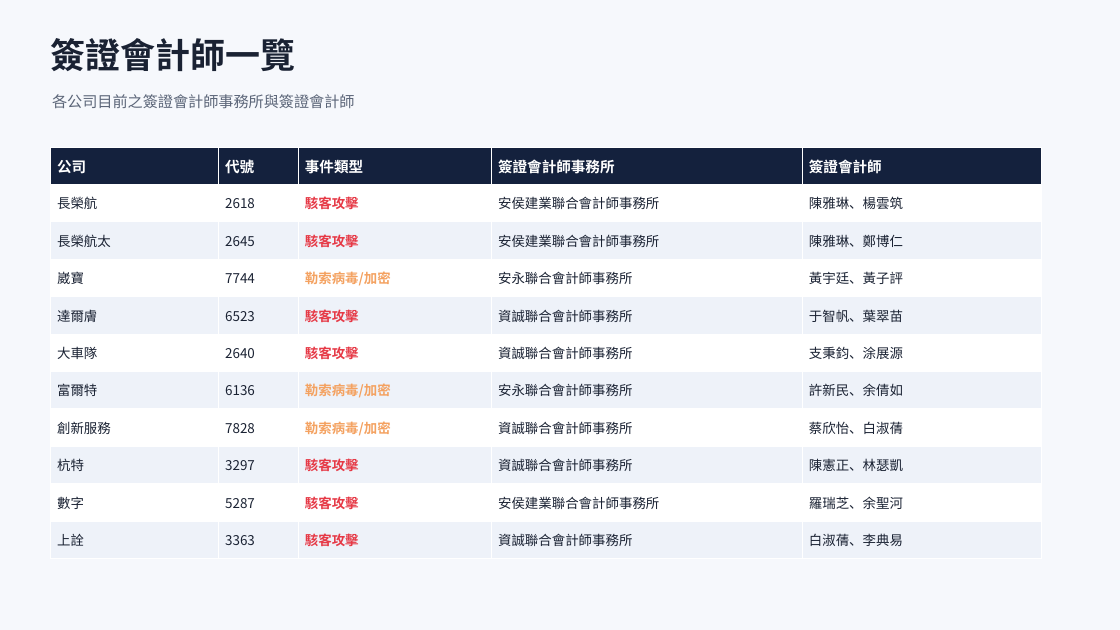
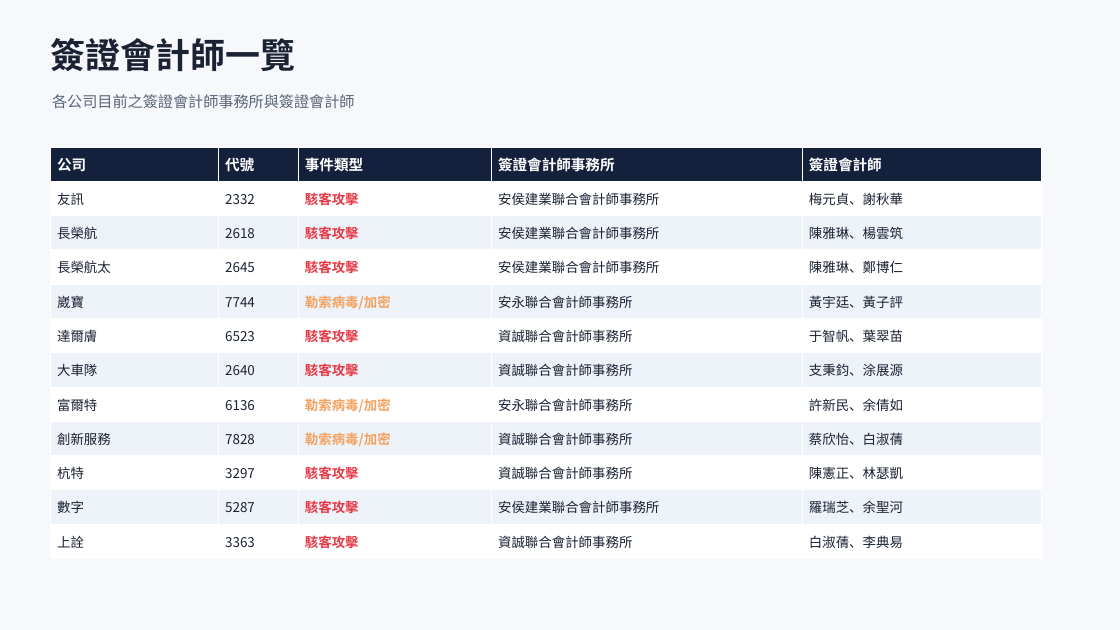
Before and after one commit to Johnnylin77/mops-isec-monitor, a slide deck: slide 4 of 資安事件因應分析.pptx. Drawn at 1120x630 pixels with LibreOffice and Linux fonts; fonts in the diff are those of the drawing. Boxes give left, top, right and bottom in pixels: in the first picture for what was removed or moved away, otherwise in the second. Text is boxed around its words. In the diff, an @@ line names an element or a change of style, - is before the commit and + after.

```diff
--- a/資安事件因應分析.pptx
+++ b/資安事件因應分析.pptx
@@ table at [50,147,1042,559] @@
+row 2: 友訊 | 2332 | 駭客攻擊 | 安侯建業聯合會計師事務所 | 梅元貞、謝秋華
```
Also in this commit, not shown: 6 other slides changed, 2 other files.
